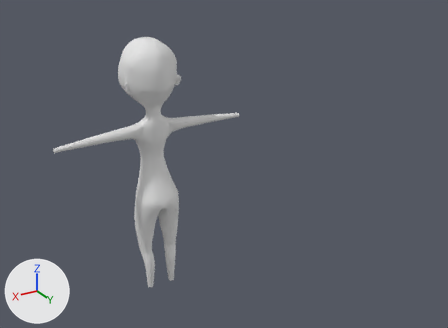
Before and after pictures for a commit that changed the Blender file carla.blend.
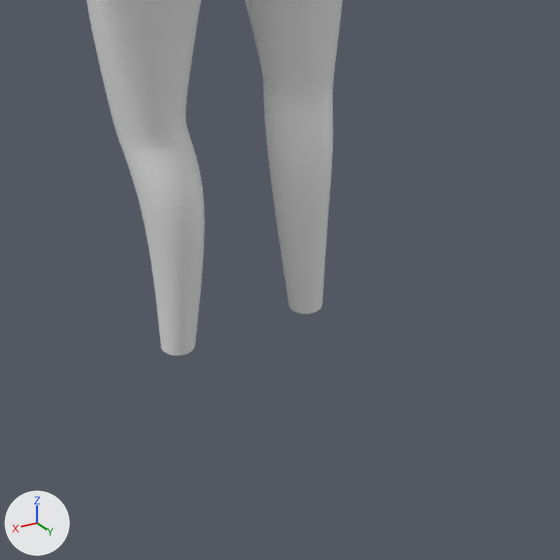
Each version appears first whole from a 50 mm lens placed at (1.64, 3.9, 2.81), pointed at (-1.34, -1.06, 0.32), and next in a close-up on the part from 27% to 47% of the width and 70% to 98% of the height. Arrows for +X, +Y and +Z are at lower left; the lights stay in place.
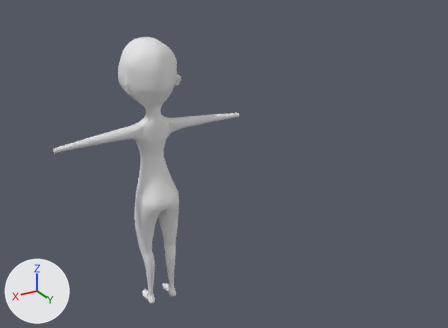
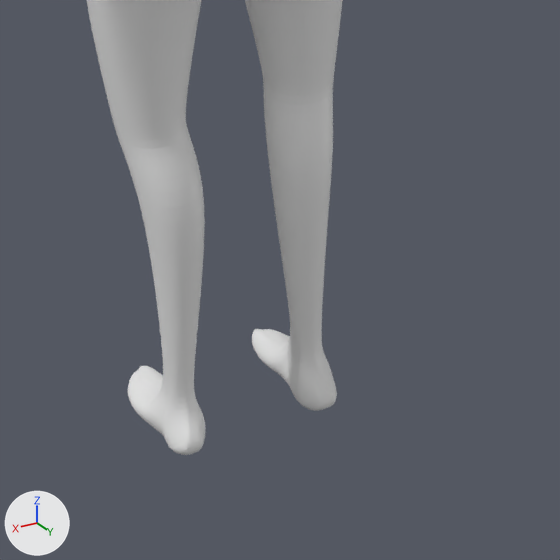
Location of each change, [x1, y1, x2, y2] in pixels of the close-ups (560 x 560 px):
'Plane.001', reshaped: before [86, 0, 343, 356]; after [86, 0, 343, 455]
part 1 of me_plane_002, built on: before [152, 225, 328, 356]; after [128, 231, 337, 455]

The change in detail:
me_plane_002 is used by ob_plane_001; location (-0.955, 0.005, -0.063); rotation (1.571, 0.0, 0.0), in degrees (90, 0, 0); scale (0.0068, 0.0068, 0.0068).
me_plane_002 had 994 vertices, 931 faces, 1 loose edge and spanned x 0.0..245.0, y -203.0..266.0, z -7.0..345.0.
me_plane_002 now has 1069 vertices, 1017 faces and spans x 0.0..160.0, y -237.0..229.0, z 244.0..345.0.
Part 1, on me_plane_002:
4 vertices are removed from x 16.0..20.0, y -203.0, z 275.0..277.0.
18 faces are deleted.
14 vertices move from x 15.0..25.0, y -203.0, z 275.0..285.0 to x 16.0..24.0, y -211.0, z 277.0..284.0.
81 vertices are added at x 13.0..30.0, y -237.0..-211.0, z 269.0..315.0.
104 new faces join them.
